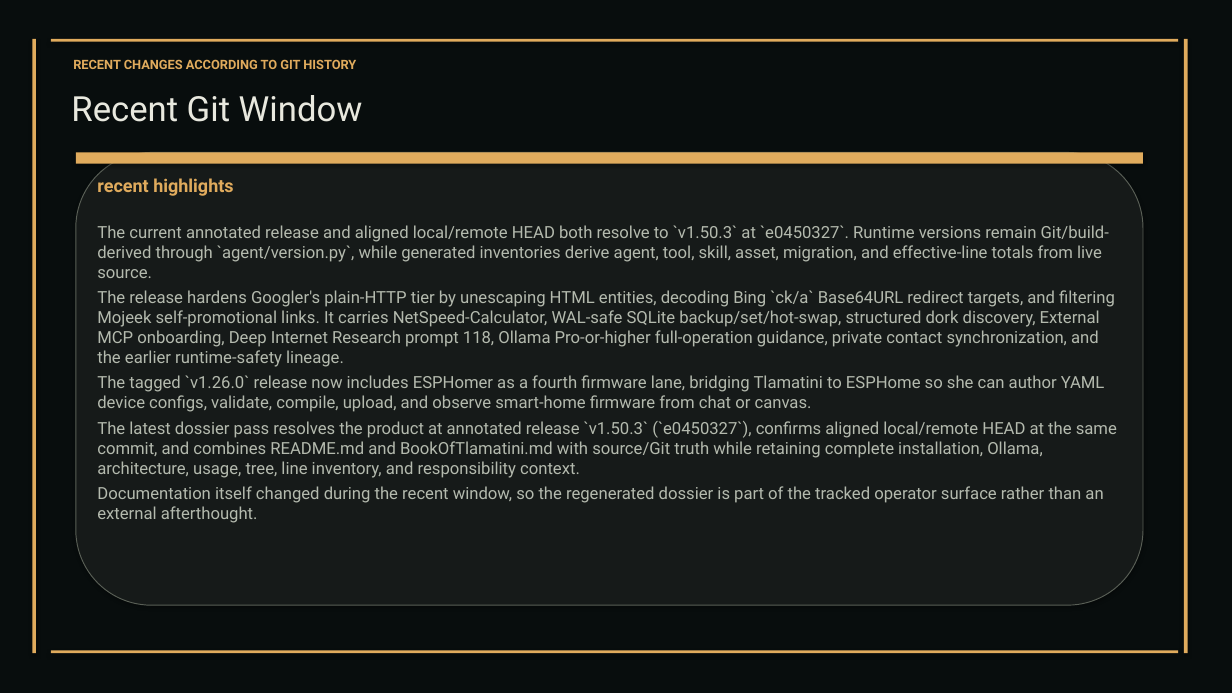
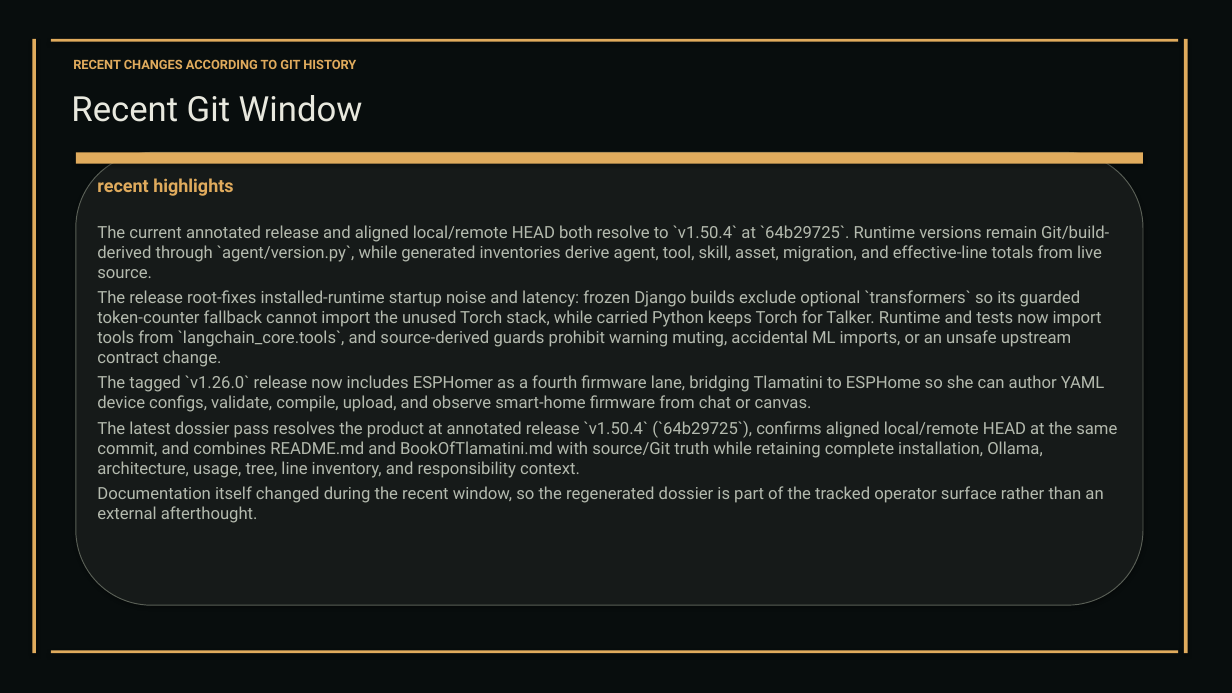
Before and after one commit to XAIHT/Tlamatini, a slide deck: slide 123 of Tlamatini_eXtended_Artificial_Intelligence_Humanly_Tempered.pptx. Drawn at 1232x693 pixels with LibreOffice and Linux fonts; fonts in the diff are those of the drawing. Boxes give left, top, right and bottom in pixels: in the first picture for what was removed or moved away, otherwise in the second. Text is boxed around its words. In the diff, an @@ line names an element or a change of style, - is before the commit and + after.

Commit message:
General Tlamaitni (english) assets pairing, by angelahack1

```diff
--- a/Tlamatini_eXtended_Artificial_Intelligence_Humanly_Tempered.pptx
+++ b/Tlamatini_eXtended_Artificial_Intelligence_Humanly_Tempered.pptx
@@ text at (97,225,1109,367): text changed @@
-The current annotated release and aligned local/remote HEAD both resolve to `v1.50.3` at `e0450327`. Runtime versions remain Git/build-derived through `agent/version.py`, while generated inventories derive agent, tool, skill, asset, migration, and effective-line totals from live source.
-The release hardens Googler's plain-HTTP tier by unescaping HTML entities, decoding Bing `ck/a` Base64URL redirect targets, and filtering Mojeek self-promotional links. It carries NetSpeed-Calculator, WAL-safe SQLite backup/set/hot-swap, structured dork discovery, External MCP onboarding, Deep Internet Research prompt 118, Ollama Pro-or-higher full-operation guidance, private contact synchronization, and the earlier runtime-safety lineage.
+The current annotated release and aligned local/remote HEAD both resolve to `v1.50.4` at `64b29725`. Runtime versions remain Git/build-derived through `agent/version.py`, while generated inventories derive agent, tool, skill, asset, migration, and effective-line totals from live source.
+The release root-fixes installed-runtime startup noise and latency: frozen Django builds exclude optional `transformers` so its guarded token-counter fallback cannot import the unused Torch stack, while carried Python keeps Torch for Talker. Runtime and tests now import tools from `langchain_core.tools`, and source-derived guards prohibit warning muting, accidental ML imports, or an unsafe upstream contract change.
@@ text at (97,421,1117,478): text changed @@
-The latest dossier pass resolves the product at annotated release `v1.50.3` (`e0450327`), confirms aligned local/remote HEAD at the same commit, and combines README.md and BookOfTlamatini.md with source/Git truth while retaining complete installation, Ollama, architecture, usage, tree, line inventory, and responsibility context.
+The latest dossier pass resolves the product at annotated release `v1.50.4` (`64b29725`), confirms aligned local/remote HEAD at the same commit, and combines README.md and BookOfTlamatini.md with source/Git truth while retaining complete installation, Ollama, architecture, usage, tree, line inventory, and responsibility context.
```
Also in this commit, not shown: 55 other slides changed, 1 slide removed, 13 other files.
